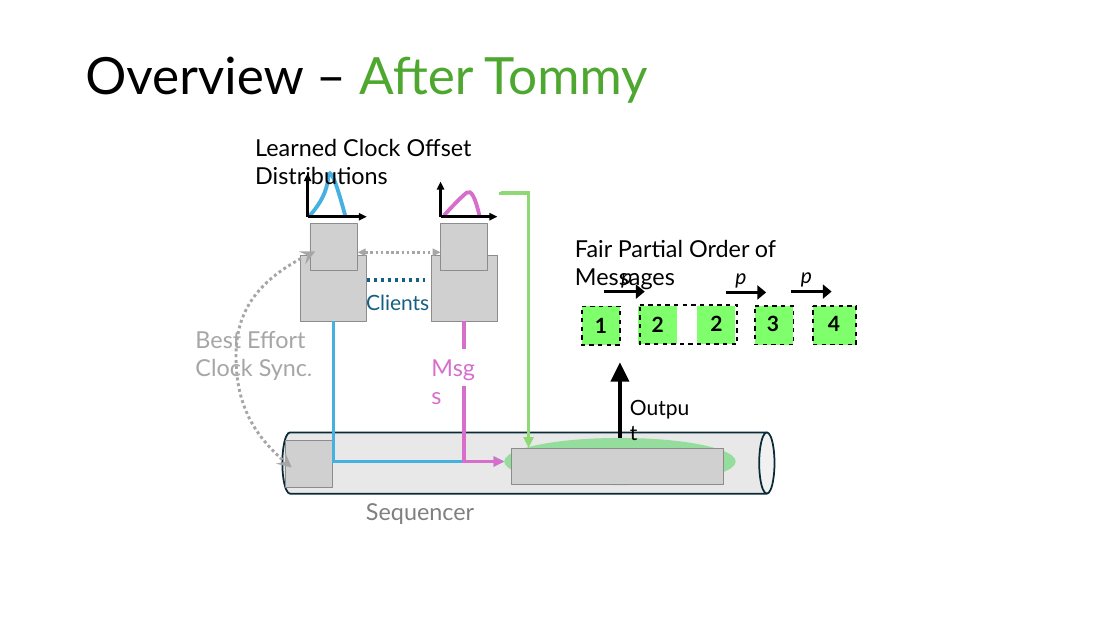
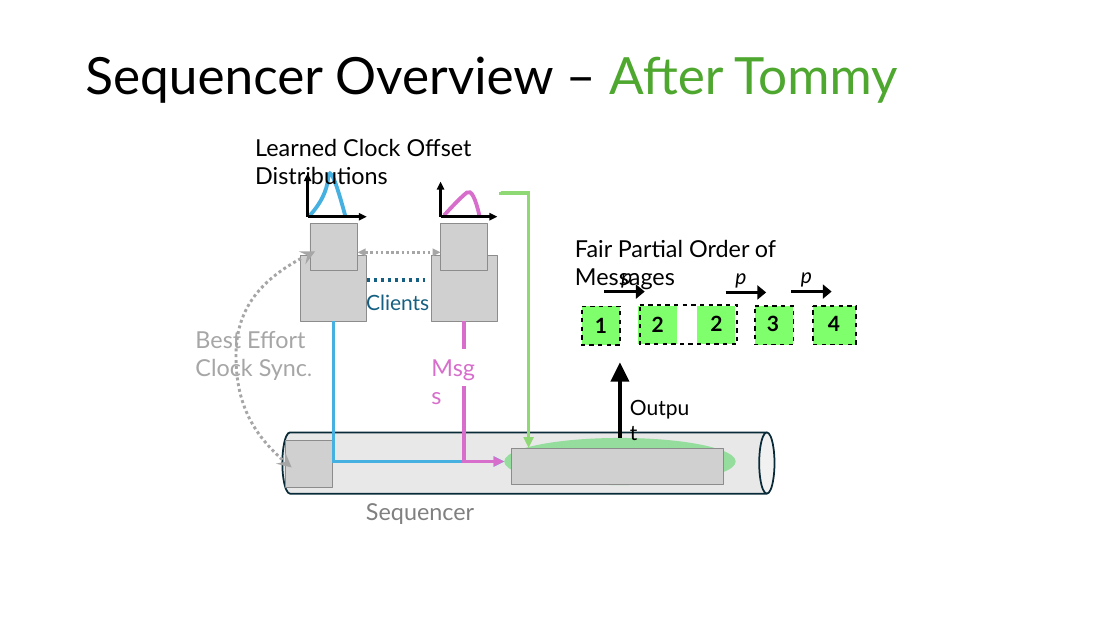
Before and after one commit to HaseebLUMS/Onyx-Presentation, a slide deck: slide 12 of tommy_hotnets.pptx. Drawn at 1120x630 pixels with LibreOffice and Linux fonts; fonts in the diff are those of the drawing; grey boxes stand for pictures. Boxes give left, top, right and bottom in pixels: in the first picture for what was removed or moved away, otherwise in the second. Text is boxed around its words. In the diff, an @@ line names an element or a change of style, - is before the commit and + after.

```diff
--- a/tommy_hotnets.pptx
+++ b/tommy_hotnets.pptx
@@ title at bbox=[85, 56, 897, 103]: text changed; text colour #4EA72E to #000000 @@
-Overview – After Tommy
+Sequencer Overview – After Tommy
```
Also in this commit, not shown: 3 other slides changed.
